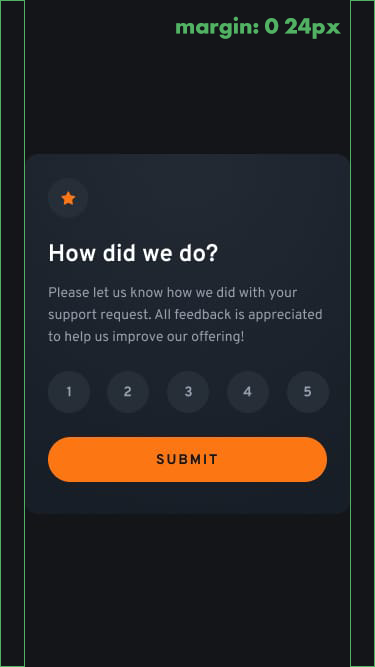
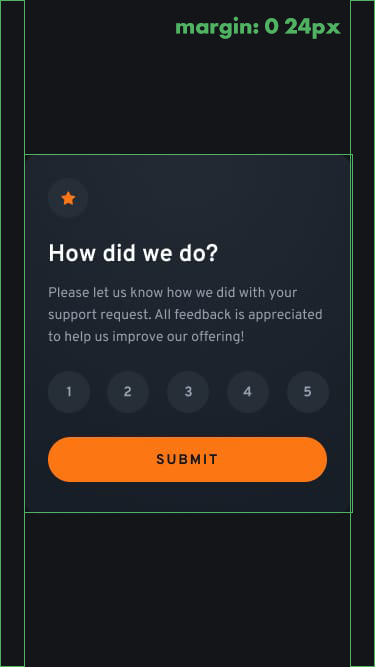
Two versions of the same layered image (375×667). Layer-by-layer changes:
added layer "Rectangle 2" in group "Margin" over box(25, 154, 353, 513)
